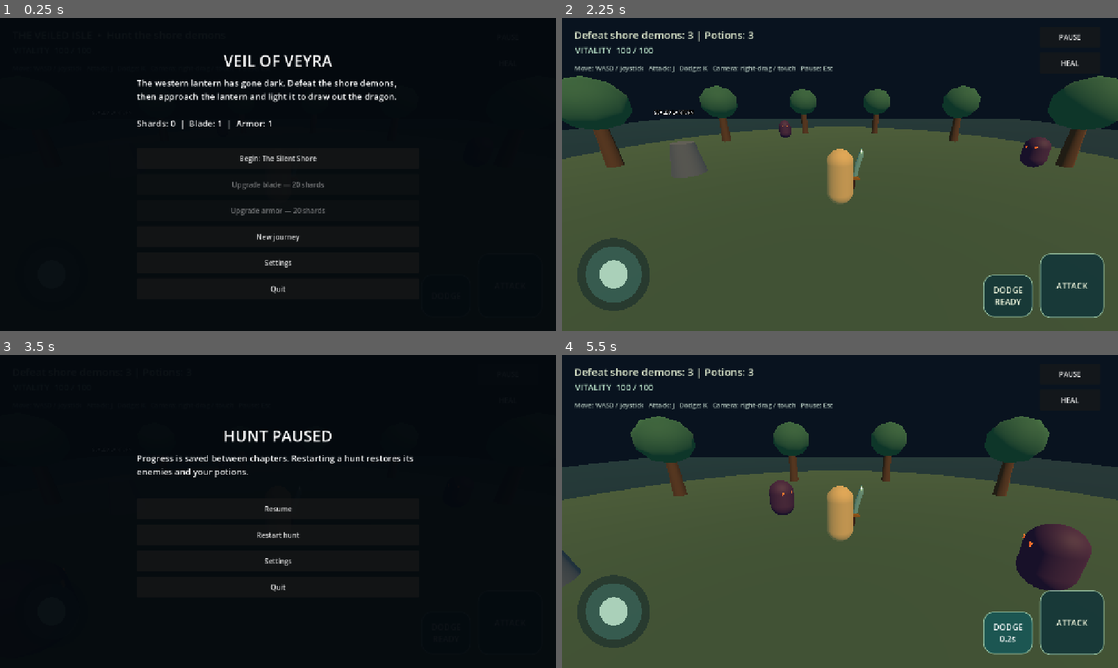
Above: before the commit, frames 1-4 (two rows, left to right).
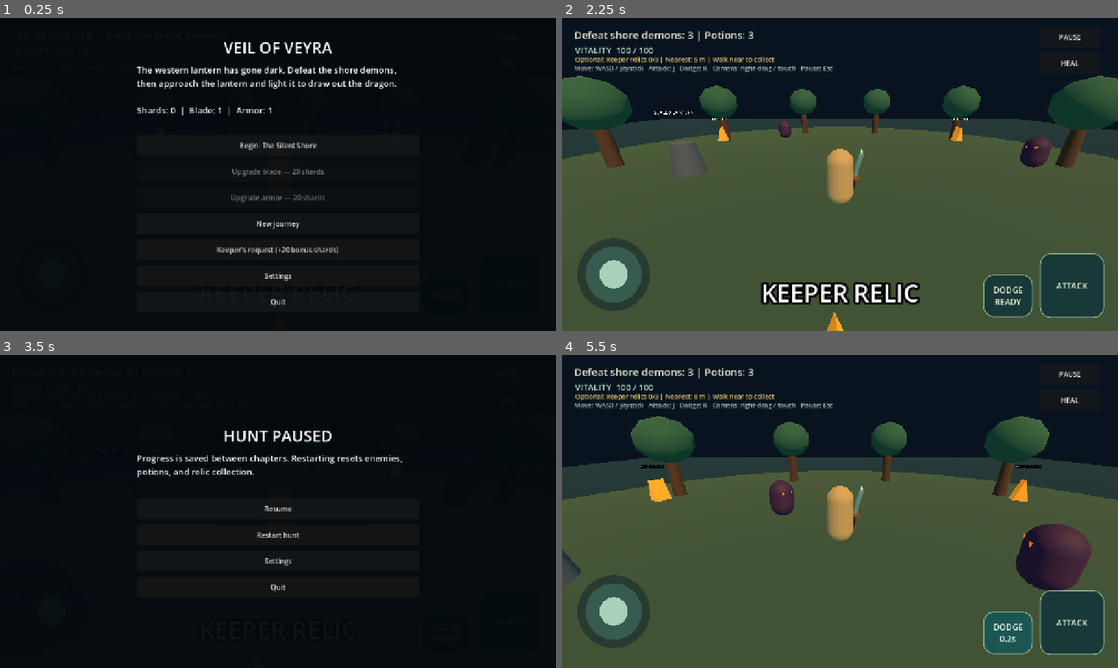
Above: after the commit, the same moments.

Repository: Hirukshanan/veil-of-veyra
Game: Godot game, scene res://scenes/main.tscn
Same seed, same stepped clock (60 frames per second), same inputs: the game is played once before the commit and once after it.
Inputs (mouse positions are in pixels of both pictures, inside the frame that each line leads up to):
- Up to frame 1 (0.25 s): no input
- Up to frame 2 (2.25 s): click (840, 249) at 0.5 s, where only the run after the commit has a clickable "Keeper's request (+20 bonus s…"; click (840, 224) at 1.25 s, where only the run after the commit has a clickable "Back to camp"; click "Begin: The Silent Shore" at 2 s
- Up to frame 3 (3.5 s): click "PAUSE" at 2.75 s
- Up to frame 4 (5.5 s): click "Resume" at 3.5 s; click "DODGE READY" at 4.25 s; click "DODGE READY" at 5 s

The runs differ from the first frame. In frame 1, 4.8% of the frame differs, in the area x 24-72%, y 7-93%; in frame 2, 2.4%; in frame 3, 0.4%; in frame 4, 0.9%.

Commit message:
feat: add optional Keeper relic hunts and victory bonuses

Diff:
--- a/scripts/campaign.gd
+++ b/scripts/campaign.gd
@@ -2,6 +2,7 @@
 
 const SAVE_PATH := "user://campaign.cfg"
 const SETTINGS_PATH := "user://settings.cfg"
+const RELIC_HUNT_SCRIPT = preload("res://scripts/relic_hunt.gd")
 const CHAPTERS := [
 	["The Silent Shore", "The western lantern has gone dark. Defeat the shore demons, then approach the lantern and light it to draw out the dragon."],
 	["The Broken Grove", "Follow the keeper's trail. Clear the grove's demons and light its lantern to expose the Tidewraith's next manifestation."],
@@ -25,6 +26,8 @@
 var lantern_label: Label3D
 var interact_button: Button
 var lantern_lit := false
+var relic_hunt: Node3D
+var relic_status: Label
 
 func _process(_delta: float) -> void:
 	if started and not game_finished:
@@ -73,6 +76,7 @@
 	elif remaining_enemies == 0:
 		objective = "Light the lantern: %.0f m | E / LIGHT" % player.global_position.distance_to(lantern.global_position)
 	status_label.text = "%s | Potions: %d" % [objective, potions]
+	relic_status.text = relic_hunt.call("progress_text")
 	interact_button.visible = remaining_enemies == 0 and not lantern_lit
 	interact_button.disabled = player.global_position.distance_to(lantern.global_position) > 2.5
 
@@ -118,6 +122,10 @@
 	_on_health_changed(int(player.get("health")), int(player.get("max_health")))
 	_build_campaign_ui()
 	_build_lantern()
+	relic_hunt = RELIC_HUNT_SCRIPT.new()
+	relic_hunt.set("player", player)
+	relic_hunt.set("chapter", chapter)
+	add_child(relic_hunt)
 	_show_camp()
 
 func _build_enemies() -> void:
@@ -162,6 +170,11 @@
 	heal_button.size = Vector2(140, 48)
 	heal_button.pressed.connect(_heal)
 	controls.add_child(heal_button)
+	relic_status = Label.new()
+	relic_status.position = Vector2(30, 84)
+	relic_status.add_theme_font_size_override("font_size", 15)
+	relic_status.add_theme_color_override("font_color", Color(0.95, 0.8, 0.45))
+	controls.add_child(relic_status)
 	interact_button = _make_button("LIGHT [E]", Vector2(-470, -105), Vector2(-330, -35))
 	interact_button.pressed.connect(_interact_lantern)
 	interact_button.hide()
@@ -221,11 +234,16 @@
 	_menu_button("Upgrade blade — %d shards" % _cost(blade_level), func(): _upgrade(true), shards < _cost(blade_level) or blade_level >= 4)
 	_menu_button("Upgrade armor — %d shards" % _cost(armor_level), func(): _upgrade(false), shards < _cost(armor_level) or armor_level >= 4)
 	_menu_button("New journey", _confirm_reset)
+	_menu_button("Keeper's request (+20 bonus shards)", _show_keeper_request)
 	_menu_button("Settings", func(): _show_settings(_show_camp))
 	_menu_button("Quit", func(): get_tree().quit())
 
 func _cost(level: int) -> int:
 	return (level + 1) * 20
+
+func _show_keeper_request() -> void:
+	_clear_menu("THE KEEPER'S REQUEST", "Three relics remain scattered around this island. Walk near each golden relic to recover it. Find all three and defeat the dragon in the same hunt to earn 20 bonus shards.\n\nThis quest is optional. Restarting a hunt resets collected relics.")
+	_menu_button("Back to camp", _show_camp)
 
 func _upgrade(blade: bool) -> void:
 	var level := blade_level if blade else armor_level
@@ -246,6 +264,7 @@
 func _resume() -> void:
 	pause_menu_open = false
 	started = true
+	relic_hunt.set("active", true)
 	overlay.hide()
 	get_tree().paused = false
 	_update_objective()
@@ -253,7 +272,7 @@
 func _pause_game() -> void:
 	if game_finished or not started:
 		return
-	_clear_menu("HUNT PAUSED", "Progress is saved between chapters. Restarting a hunt restores its enemies and your potions.")
+	_clear_menu("HUNT PAUSED", "Progress is saved between chapters. Restarting resets enemies, potions, and relic collection.")
 	pause_menu_open = true
 	_menu_button("Resume", _resume)
 	_menu_button("Restart hunt", _reload)
@@ -341,7 +360,9 @@
 	if game_finished:
 		return
 	super._on_boss_defeated()
-	var reward := 40 + chapter * 20
+	relic_hunt.set("active", false)
+	var bonus := int(relic_hunt.call("reward"))
+	var reward := 40 + chapter * 20 + bonus
 	shards += reward
 	var final_hunt := chapter == CHAPTERS.size() - 1
 	if final_hunt:
@@ -349,7 +370,7 @@
 	else:
 		chapter += 1
 	_save_progress()
-	_clear_menu("VEYRA RESTORED" if final_hunt else "LANTERN RECLAIMED", "The Tidewraith falls. Aru gathers %d Tide Shards.\n%s\n%s" % [reward, "The island is free." if final_hunt else "A new path opens deeper into the island.", notice])
+	_clear_menu("VEYRA RESTORED" if final_hunt else "LANTERN RECLAIMED", "The Tidewraith falls. Aru gathers %d Tide Shards (relic bonus: %d).\n%s\n%s" % [reward, bonus, "The island is free." if final_hunt else "A new path opens deeper into the island.", notice])
 	_menu_button("Return to camp", _reload)
 
 func _on_player_defeated() -> void:
--- /dev/null
+++ b/scripts/relic_hunt.gd
@@ -0,0 +1,57 @@
+extends Node3D
+
+const BONUS_SHARDS := 20
+const RELIC_COUNT := 3
+
+var player: Node3D
+var chapter := 0
+var active := false
+var collected := 0
+var relics: Array[Node3D] = []
+
+func _ready() -> void:
+	var locations := [Vector3(-8, 0, -4), Vector3(8, 0, -4), Vector3(0, 0, 9)]
+	for index in range(RELIC_COUNT):
+		var relic := Node3D.new()
+		relic.name = "KeeperRelic%d" % (index + 1)
+		relic.position = locations[index].rotated(Vector3.UP, chapter * 0.5)
+		add_child(relic)
+		relics.append(relic)
+		var gem := MeshInstance3D.new()
+		var mesh := PrismMesh.new()
+		mesh.size = Vector3(0.55, 0.9, 0.55)
+		gem.mesh = mesh
+		gem.position.y = 1.0
+		var material := StandardMaterial3D.new()
+		material.albedo_color = Color(0.9, 0.65, 0.2)
+		material.emission_enabled = true
+		material.emission = Color(0.7, 0.35, 0.04)
+		gem.material_override = material
+		relic.add_child(gem)
+		var label := Label3D.new()
+		label.text = "KEEPER RELIC"
+		label.position.y = 2.0
+		label.billboard = BaseMaterial3D.BILLBOARD_ENABLED
+		label.font_size = 32
+		relic.add_child(label)
+
+func _physics_process(delta: float) -> void:
+	if not active or not is_instance_valid(player) or int(player.get("health")) <= 0:
+		return
+	for relic in relics.duplicate():
+		relic.get_child(0).rotate_y(delta)
+		if player.global_position.distance_to(relic.global_position) <= 1.4:
+			relics.erase(relic)
+			collected += 1
+			relic.queue_free()
+
+func progress_text() -> String:
+	if collected == RELIC_COUNT:
+		return "Keeper relics: 3/3 — Defeat the dragon for +20 shards"
+	var nearest := INF
+	for relic in relics:
+		nearest = minf(nearest, player.global_position.distance_to(relic.global_position))
+	return "Optional: Keeper relics %d/3 | Nearest: %.0f m | Walk near to collect" % [collected, nearest]
+
+func reward() -> int:
+	return BONUS_SHARDS if collected == RELIC_COUNT else 0
--- /dev/null
+++ b/tests/relic_check.gd
@@ -0,0 +1,69 @@
+extends SceneTree
+
+func _initialize() -> void:
+	call_deferred("_run")
+
+func _run() -> void:
+	assert(OS.get_environment("VEYRA_TEST") == "1")
+	for chapter in range(3):
+		var config := ConfigFile.new()
+		config.set_value("campaign", "chapter", chapter)
+		assert(config.save("user://campaign.cfg") == OK)
+		var scene = load("res://scenes/main.tscn").instantiate()
+		root.add_child(scene)
+		current_scene = scene
+		await process_frame
+		var hunt = scene.relic_hunt
+		var hero = scene.player
+		hero.set_physics_process(false)
+		for child in scene.get_children():
+			if child.get_script() == scene.ENEMY_SCRIPT:
+				child.set_physics_process(false)
+		assert(hunt.collected == 0 and hunt.relics.size() == 3)
+		for relic in hunt.relics:
+			assert(relic.position.length() < 12.0, "Relics must be reachable on the island")
+		hero.position = hunt.relics[0].global_position
+		await physics_frame
+		await physics_frame
+		assert(hunt.collected == 0, "Camp must not collect relics")
+		scene._resume()
+		await physics_frame
+		await physics_frame
+		assert(hunt.collected == 1 and hunt.reward() == 0)
+		assert(scene.shards == 0, "Collection alone must not award currency")
+		await physics_frame
+		assert(hunt.collected == 1, "A relic must only count once")
+		scene._pause_game()
+		hero.position = hunt.relics[0].global_position
+		await physics_frame
+		await physics_frame
+		assert(hunt.collected == 1, "Pause must freeze collection")
+		scene._resume()
+		if chapter == 0:
+			hero.position = Vector3.ZERO
+		else:
+			for relic in hunt.relics.duplicate():
+				hero.position = relic.global_position
+				await physics_frame
+				await physics_frame
+			assert(hunt.collected == 3 and hunt.reward() == 20)
+			await process_frame
+			assert("3/3" in scene.relic_status.text)
+		var reward := 40 + chapter * 20 + (20 if chapter > 0 else 0)
+		scene._on_boss_defeated()
+		assert(scene.shards == reward)
+		scene._on_boss_defeated()
+		assert(scene.shards == reward, "Victory must not award the bonus twice")
+		assert(config.load("user://campaign.cfg") == OK)
+		assert(config.get_value("campaign", "shards") == reward)
+		scene._reload()
+		await process_frame
+		await process_frame
+		assert(current_scene.relic_hunt.collected == 0)
+		assert(current_scene.relic_hunt.relics.size() == 3)
+		assert(current_scene.shards == reward)
+		current_scene.queue_free()
+		await process_frame
+		paused = false
+	print("PASS: relic placement, proximity pickup, camp/pause guards, single collection, optional/full rewards, persistence and reset")
+	quit()
Not shown, changed: RELEASE_STATUS.md
Not shown, changed: VALIDATION.md
